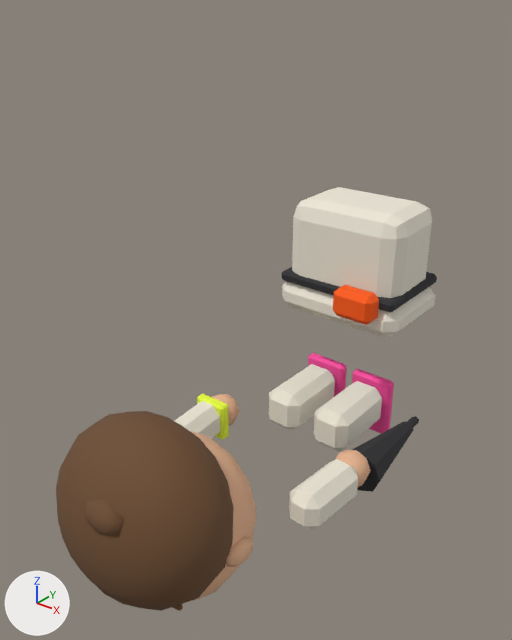
The FBX model client/CultOfComfort.Unity/Assets/Resources/Art/Models/prophet.fbx: old version first, new version second.
The view is the same before and after, from a camera (50 mm lens) standing at (0.937, -1.634, 1.122) and looking at (-0.014, -0.447, 0.386). The lights are fixed; the arrows at lower left show +X, +Y and +Z. The older version comes first. Where no turn or scale is listed for an object, it has been applied to the vertices.

The scene before the commit, as lines of its bpy script (objects in view):
```python
ob_armr = bpy.data.objects.new('ArmR', me_armr)
ob_armr.parent = ob_body
ob_armr.location = (0.215, 0.0, 0.56)
ob_armr.rotation_euler = (1.571, 0.0, 0.0)  # degrees (90, 0, 0)
ob_body = bpy.data.objects.new('Body', me_body)
ob_body.parent = ob_prophet
ob_body.location = (0.0, 0.0, 0.0)
ob_head = bpy.data.objects.new('Head', me_head)
ob_head.location = (0.0, -0.6, 0.0)
ob_legl = bpy.data.objects.new('LegL', me_legl)
ob_legl.location = (-0.08, -0.26, 0.0)
ob_legr = bpy.data.objects.new('LegR', me_legr)
ob_legr.location = (0.08, -0.26, 0.0)
ob_prophet = bpy.data.objects.new('prophet', None)
ob_prophet.location = (0.0, 0.0, 0.0)
ob_prophet.rotation_euler = (1.571, 0.0, 0.0)  # degrees (90, 0, 0)
ob_umbrella = bpy.data.objects.new('Umbrella', me_umbrella)
ob_umbrella.location = (0.215, -0.35, 0.0)
# also in view: 'ArmL' at (-0.215, -0.436, 0.0)
```
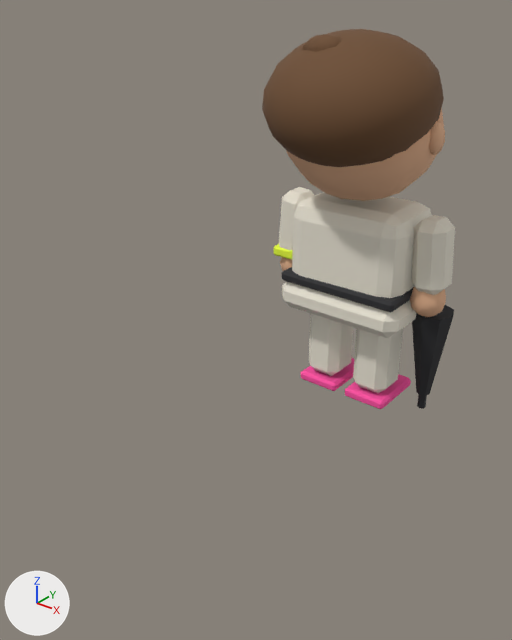
ob_prophet is not drawn itself; it is the parent of ob_front, ob_body.

Where the newer file only moved an object's origin or applied its transform, the numbers keep the older frame.

Patch to the scene script:
```diff
--- a/client/CultOfComfort.Unity/Assets/Resources/Art/Models/prophet.fbx.py
+++ b/client/CultOfComfort.Unity/Assets/Resources/Art/Models/prophet.fbx.py
@@ me_legl @@
-me_legl.from_pydata(...)  # 48 vertices, 52 faces; spans x -0.065..0.065, y 0.0..0.26, z -0.11..0.07
+me_legl.from_pydata(...)  # 48 vertices, 52 faces; spans x -0.065..0.065, y 0.19..0.37, z 0.0..0.26
+# me_legl part 8: the whole mesh is multiplied about its middle by the matrix ((-1.0, 0.0, 0.0), (0.0, 0.0, -1.0), (0.0, -1.0, 0.0)), then moved by (0.0, 0.15, 0.15)
 me_legl.materials.append(mat_palette)
@@ me_head @@
-me_head.from_pydata(...)  # 610 vertices, 684 faces; spans x -0.221..0.221, y -0.408..0.007, z -0.18..0.3
+me_head.from_pydata(...)  # 610 vertices, 684 faces; spans x -0.221..0.221, y 0.3..0.78, z 0.593..1.008
+# me_head part 2: the loose piece of 128 vertices spanning x -0.205..0.205, y -0.379..0.007, z -0.15..0.229 is multiplied about its middle by the matrix ((-1.0, 0.0, 0.0), (0.0, 0.0, -1.0), (0.0, -1.0, 0.0)), then moved by (0.0, 0.746, 0.746)
+# me_head part 3: the loose piece of 182 vertices spanning x -0.221..0.221, y -0.408..-0.093, z -0.112..0.3 is multiplied about its middle by the matrix ((-1.0, 0.0, 0.0), (0.0, 0.0, -1.0), (0.0, -1.0, 0.0)), then moved by (0.0, 0.757, 0.757)
+# me_head part 4: the loose piece of 26 vertices spanning x -0.019..0.079, y -0.402..-0.333, z 0.131..0.21 is multiplied about its middle by the matrix ((-1.0, 0.0, 0.0), (0.0, 0.0, -1.0), (0.0, -1.0, 0.0)), then moved by (-0.06, 0.797, 0.797)
+# me_head part 5: the loose piece of 26 vertices spanning x 0.189..0.221, y -0.217..-0.135, z 0.005..0.069 is multiplied about its middle by the matrix ((-1.0, 0.0, 0.0), (0.0, 0.0, -1.0), (0.0, -1.0, 0.0)), then moved by (0.0, 0.739, 0.739)
+# me_head part 6: the loose piece of 24 vertices spanning x 0.045..0.105, y -0.272..-0.248, z -0.136..-0.117 is multiplied about its middle by the matrix ((-1.0, 0.0, 0.0), (0.0, 0.0, -1.0), (0.0, -1.0, 0.0)), then moved by (-0.15, 0.986, 0.986)
+# other edits to the shape of me_head do not show in these pictures
 me_head.materials.append(mat_palette)
@@ me_umbrella @@
-me_umbrella.from_pydata(...)  # 52 vertices, 44 faces; spans x -0.06..0.06, y -0.08..0.36, z -0.1..0.02
+me_umbrella.from_pydata(...)  # 52 vertices, 44 faces; spans x -0.06..0.06, y 0.33..0.45, z -0.01..0.43
+# me_umbrella part 9: the whole mesh is multiplied about its middle by the matrix ((-1.0, 0.0, 0.0), (0.0, 0.0, -1.0), (0.0, -1.0, 0.0)), then moved by (0.0, 0.25, 0.25)
 me_umbrella.materials.append(mat_palette)
@@ me_legr @@
-me_legr.from_pydata(...)  # 48 vertices, 52 faces; spans x -0.065..0.065, y 0.0..0.26, z -0.11..0.07
+me_legr.from_pydata(...)  # 48 vertices, 52 faces; spans x -0.065..0.065, y 0.19..0.37, z 0.0..0.26
+# me_legr part 7: the whole mesh is multiplied about its middle by the matrix ((-1.0, 0.0, 0.0), (0.0, 0.0, -1.0), (0.0, -1.0, 0.0)), then moved by (0.0, 0.15, 0.15)
 me_legr.materials.append(mat_palette)
@@ me_body @@
 # used by ob_body; parent = ob_prophet; location = (0.0, 0.0, 0.0)
-me_body.from_pydata(...)  # 128 vertices, 132 faces; spans x -0.19..0.19, y 0.255..0.58, z -0.135..0.175
+me_body.from_pydata(...)  # 128 vertices, 132 faces; spans x -0.19..0.19, y -0.135..0.175, z 0.255..0.58
+# me_body part 1: the whole mesh is multiplied about the mesh origin by the matrix ((-1.0, 0.0, 0.0), (0.0, 0.0, 1.0), (0.0, 1.0, 0.0))
 me_body.materials.append(mat_palette)
@@ ob_prophet @@
 ob_prophet.location = (0.0, 0.0, 0.0)
-ob_prophet.rotation_euler = (1.571, 0.0, 0.0)  # degrees (90, 0, 0)
```

What differs and where, as boxes (x1, y1, x2, y2) in the pictures (512 x 640 px; the box of a moved part takes in the faces that stretch with it):
'Head', reshaped (9% narrower, 14% shorter)
    before: (56, 411, 257, 611)
    after: (262, 29, 445, 201)
'Body', reshaped, turned
    before: (282, 187, 437, 338)
    after: (282, 192, 431, 338)
'ArmR', turned
    before: (289, 450, 370, 529)
    after: (410, 215, 455, 317)
'LegR', reshaped
    before: (314, 369, 394, 451)
    after: (345, 328, 411, 409)
'LegL', reshaped
    before: (269, 353, 347, 430)
    after: (301, 313, 354, 391)
'Umbrella', reshaped
    before: (352, 416, 419, 492)
    after: (412, 305, 454, 409)
'ArmL', turned
    before: (174, 394, 239, 440)
    after: (274, 187, 315, 271)
part 2 of me_head, moved or reshaped
    before: (190, 431, 257, 601)
    after: (286, 108, 444, 201)
part 3 of me_head, moved or reshaped
    before: (56, 411, 233, 611)
    after: (262, 29, 444, 167)
part 4 of me_head, moved or reshaped
    before: (85, 500, 124, 537)
    after: (303, 34, 342, 52)
part 5 of me_head, moved or reshaped
    before: (226, 537, 253, 567)
    after: (429, 121, 445, 155)
part 6 of me_head, moved or reshaped (not visible afterwards)
    before: (172, 604, 183, 611)
